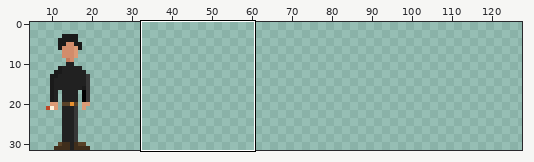
One commit to this sprite sheet: assets/npc.png. Above: a wide view before the commit, with the close-up outlined.
Close-up. Before the commit:
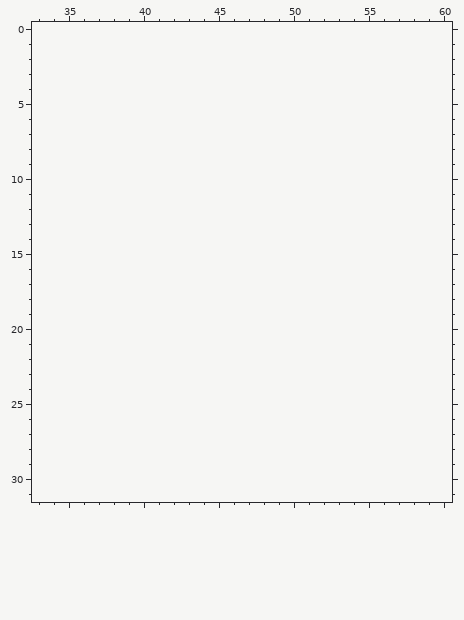
The file is 96x96 pixels, drawn in blocks of 3x3; one block is one cell here. Colours within 5 levels of each other are drawn and written as one. Shown: x 33..60, y 0..31. The old version is drawn lined up with the new one, on the new canvas. The wide view leaves out empty margins. The commit also changed other parts of the picture, which this record leaves out.
Palette (. is transparent): 
After:
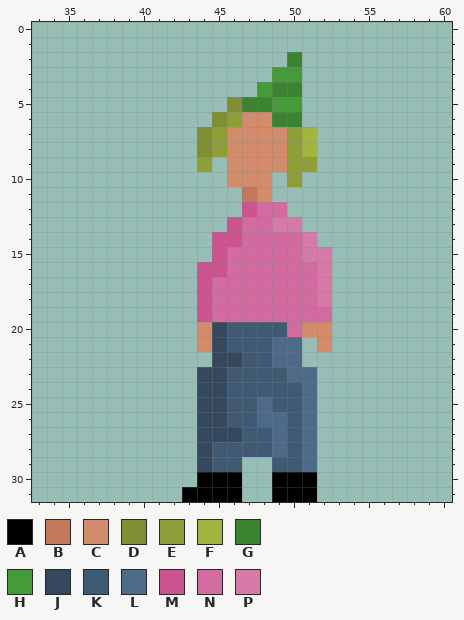
Colours new in this view: A #000000  B #c2785a  C #d28c6b  D #818e33  E #909e39  F #a3b441  G #3b8330  H #459b39  J #34475d  K #415a74  L #4d6a89  M #cb538f  N #d26ba0  P #d67aa8
The exact change:
canvas 32x32 -> 192x32
Colour A now appears in row 30 at x 44 to 46 and 49 to 51; in row 31 at x 43 to 46 and 49 to 51.
Colour B now appears in row 11 at x 47.
Colour C now appears in row 6 at x 47 to 48; in rows 7 to 9 at x 46 to 49; in row 10 at x 46 to 48; in row 11 at x 48; in row 20 at x 44 and 51 to 52; in row 21 at x 44 and 52.
Colour D now appears in row 5 at x 46; in row 6 at x 45; in rows 7 to 8 at x 44.
Colour E now appears in row 6 at x 46; in rows 7 to 8 at x 45 and 50; in row 9 at x 44 and 50 to 51; in row 10 at x 50.
Colour F now appears in rows 7 to 8 at x 51.
Colour G now appears in row 2 at x 50; in row 4 at x 49 to 50; in row 5 at x 47 to 48; in row 6 at x 49 to 50.
Colour H now appears in row 3 at x 49 to 50; in row 4 at x 48; in row 5 at x 49 to 50.
Colour J now appears in rows 20 to 21 at x 45; in row 22 at x 45 to 46; in rows 23 to 26 at x 44 to 45; in row 27 at x 44 to 46; in rows 28 to 29 at x 44.
Colour K now appears in row 20 at x 46 to 49; in row 21 at x 46 to 48; in row 22 at x 47 to 48; in row 23 at x 46 to 49; in row 24 at x 46 to 50; in row 25 at x 46 to 47 and 49 to 50.
Colour K now appears in row 26 at x 46 to 47 and 50; in row 27 at x 47 to 48 and 50; in row 28 at x 45 to 48 and 50; in row 29 at x 45 to 46 and 49 to 50.
Colour L now appears in rows 21 to 22 at x 49 to 50; in row 23 at x 50 to 51; in row 24 at x 51; in row 25 at x 48 and 51; in row 26 at x 48 to 49 and 51; in rows 27 to 28 at x 49 and 51.
Colour L now appears in row 29 at x 51.
Colour M now appears in row 12 at x 47; in row 13 at x 46; in row 14 at x 45 to 46; in row 15 at x 45; in row 16 at x 44 to 45; in rows 17 to 19 at x 44.
Colour N now appears in row 12 at x 48 to 49; in row 13 at x 47 to 48; in row 14 at x 47 to 50; in row 15 at x 46 to 50; in row 16 at x 46 to 51; in rows 17 to 18 at x 45 to 51.
Colour N now appears in row 19 at x 45 to 52; in row 20 at x 50.
Colour P now appears in row 13 at x 49 to 50; in row 14 at x 51; in row 15 at x 51 to 52; in rows 16 to 18 at x 52.
Boxes around the changes in both close-ups, in picture pixels (x1, y1, x2, y2):
added: (182, 52, 332, 502)
